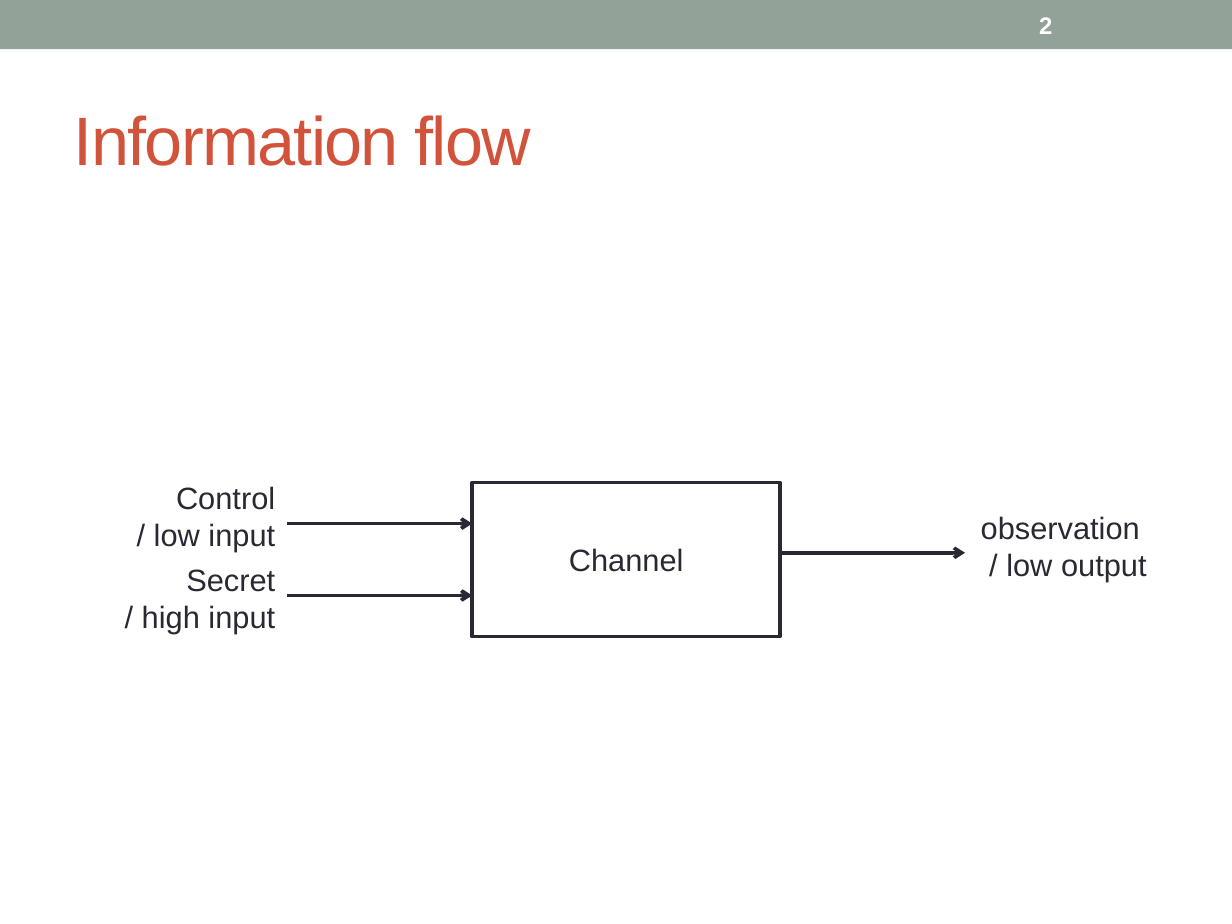
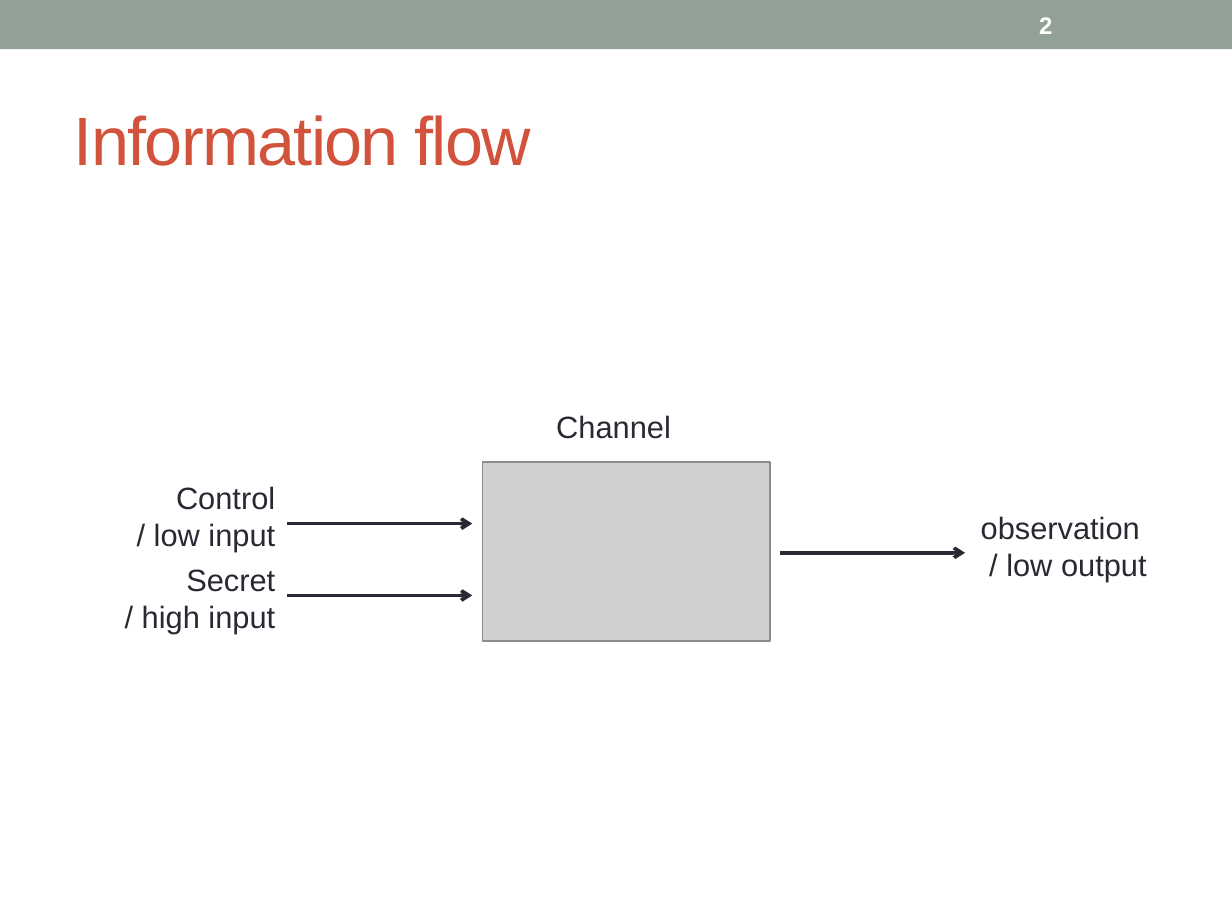
Before and after one commit to piotrm0/piotrm0.github.io, a slide deck: slide 2 of docs/mardziel15hcss.pres.pptx. Drawn at 1232x924 pixels with LibreOffice and Linux fonts; fonts in the diff are those of the drawing; grey boxes stand for pictures. Boxes give left, top, right and bottom in pixels: in the first picture for what was removed or moved away, otherwise in the second. Text is boxed around its words. In the diff, an @@ line names an element or a change of style, - is before the commit and + after.

```diff
--- a/docs/mardziel15hcss.pres.pptx
+++ b/docs/mardziel15hcss.pres.pptx
@@ text "Channel": place and size @@
-text "Channel" at bbox=[472, 483, 780, 637]
+text "Channel" at bbox=[556, 415, 671, 439]
@@ text "Channel" at bbox=[556, 415, 671, 439]: alignment centre to left; vertical alignment middle to top; fill #FFFFFF to none; outline #292934 2.08 pt to none @@
@@ picture added at bbox=[483, 462, 770, 641] @@
```
Also in this commit, not shown: 39 other slides changed, 6 slides added, 2 slides removed, 1 other file.
